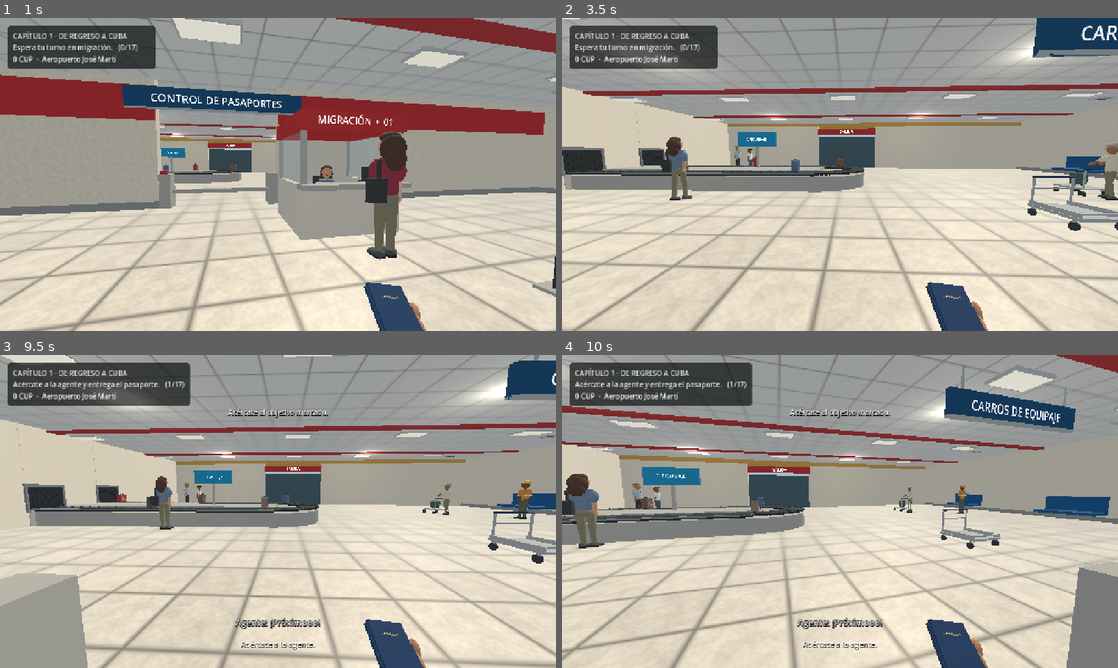
Above: before the commit, frames 1-4 (two rows, left to right).
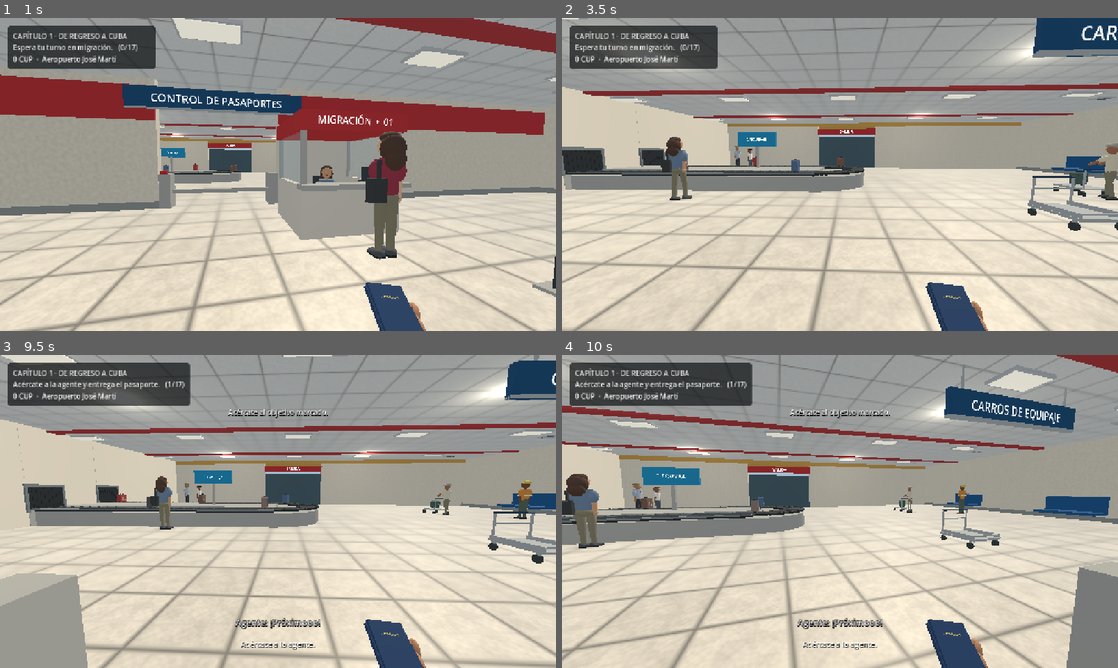
Above: after the commit, the same moments.

Repository: valdy247/mycity
Game: Godot game, scene res://airport.tscn
The game is run twice, just before and just after one commit, with the same random seed, the same clock (stepped at 60 frames per second) and the same inputs.
Inputs (mouse positions are in pixels of both pictures, inside the frame that each line leads up to):
- Up to frame 1 (1 s): tap Enter at 0.5 s; move the mouse to (305, 174) at 0.52 s; hold W from 0.53 s (still down); tap E at 0.6 s; click (305, 174) at 0.67 s; tap Space at 0.77 s; tap Shift at 0.8 s
- Up to frame 2 (3.5 s): keep holding W; move the mouse to (812, 174) at 1.27 s; tap Shift at 1.35, 2.3, 2.85 s; click (812, 174) at 1.42 s; tap Space at 1.52, 3.02 s; tap E at 1.55, 2.1, 3.05 s; move the mouse to (851, 168) at 2.02 s; click (851, 168) at 2.17 s; move the mouse to (834, 180) at 2.77 s; click (834, 180) at 2.92 s
- Up to frame 3 (9.5 s): move the mouse to (316, 514) at 3.52 s; tap B at 3.6 s; click (316, 514) at 3.67 s; tap Space at 3.77, 4.52, 6.02, 6.77, 7.52, 9.02 s; tap Shift every 1.5 s from 3.8 to 8.3 s; move the mouse to (233, 508) at 4.27 s; tap Q at 4.35 s; click (233, 508) at 4.42 s; tap E every 1.5 s from 4.55 to 9.05 s; move the mouse to (283, 511) at 5.02 s; tap X at 5.1 s; click (283, 511) at 5.17 s; move the mouse to (255, 505) at 5.77 s; release W at 5.78 s; hold D 5.78-6.53 s; tap 1 at 5.85 s; click (255, 505) at 5.92 s; move the mouse to (305, 511) at 6.52 s; hold W 6.53-8.78 s; tap 2 at 6.6 s; click (305, 511) at 6.67 s; move the mouse to (250, 511) at 7.27 s; tap 3 at 7.35 s; click (250, 511) at 7.42 s; move the mouse to (289, 505) at 8.02 s; tap 4 at 8.1 s; click (289, 505) at 8.17 s; move the mouse to (272, 517) at 8.77 s; hold A from 8.78 s (still down); tap 5 at 8.85 s; click (272, 517) at 8.92 s
- Up to frame 4 (10 s): move the mouse to (878, 514) at 9.52 s; release A at 9.53 s; hold W from 9.53 s (still down); tap 6 at 9.6 s; click (878, 514) at 9.67 s; tap Space at 9.77 s; tap Shift at 9.8 s

Frame 1 is identical in both runs. In frame 2, less than 0.1% of the frame differs, in the area x 3-100%, y 0-65%; in frame 3, less than 0.1%; in frame 4, less than 0.1%.

Commit message:
Move mandatory taxi dialogue to airport departure road; chapter loading cut and lost-wallet fare cinematic before free play

Diff:
--- a/game/airport.gd
+++ b/game/airport.gd
@@ -79,6 +79,24 @@
 var cinema_fade: ColorRect
 var boarding_transition := false
 var entering_adaptation := false
+var departure_started := false
+var departure_clock := 0.0
+var departure_distance := 0.0
+var departure_speed := 0.0
+var departure_line := 0
+var departure_wait := 1.0
+var departure_title_clock := -1.0
+var chapter_title: Label
+var chapter_loading: Label
+const RIDE_LINES := [
+	["Chofer","Cuéntame, ¿cómo fue el vuelo?",1.84],
+	["Tú","Sí, fue bastante bien.",2.72],
+	["Chofer","¿Y qué? ¿De visita?",1.76],
+	["Tú","Ya quisiera. Después de doce años, deportado. Y ahora... a comenzar de cero.",6.96],
+	["Chofer","Oh, qué mal, compadre. Al Cerro me dijiste, ¿verdad?",4.08],
+	["Tú","Sí, al Cerro.",2.32],
+	["Chofer","No te preocupes. Esto está duro, pero vas a estar bien.",3.52]
+]
 var protagonist_voice_id := ""
 const MIGRATION_LINES := {"next":["Agente","¡Próximooo!",1.52],"greeting":["Agente","Buenas tardes, su pasaporte, por f …(325 unchanged characters)…
 var voice_id := ""
@@ -687,8 +705,11 @@
 	for x in [-32.0,-22.0,20.0,31.0]:
 		_box(self,Vector3(x,1.2,9.4),Vector3(.12,2.4,.12),metal)
 		_terminal_sign("TAXIS",Vector3(x,2.2,9.48),Vector2(.95,.42),.0045,true)
-	for x in [-42.0,42.0]:
-		_box(self,Vector3(x,1,8),Vector3(.3,2,36),concrete,true)
+	_box(self,Vector3(-42,1,8),Vector3(.3,2,36),concrete,true)
+	# The right-hand gate is a real exit from the terminal forecourt.
+	_box(self,Vector3(42,1,1),Vector3(.3,2,22),concrete,true)
+	_box(self,Vector3(42,1,24.5),Vector3(.3,2,3),concrete,true)
+	_make_departure_landscape()
 	_box(self,Vector3(0,1,26),Vector3(84,2,.3),concrete,true)
 	for x in [-28.0,-15.0,25.0,35.0]:
 		_box(self,Vector3(x,.24,23.4),Vector3(2.5,.48,1.5),Color("#a5a89b"))
@@ -940,6 +961,33 @@
 	_box(root,Vector3(-.04,1.185,.76),Vector3(.20,.075,.11),Color("#dfb43e"))
 	_label3(root,"TAXI",Vector3(-.04,1.185,.70),.0017,black).rotation.y = PI
 
+# A lightweight original road and countryside, only for the airport prologue.
+func _make_departure_landscape() -> void:
+	var land := Node3D.new()
+	land.name = "AirportDepartureRoad"
+	add_child(land)
+	var grass := Color("#71904d")
+	_box(land,Vector3(252,-.24,18.4),Vector3(420,.45,220),grass)
+	_box(land,Vector3(250,.005,18.4),Vector3(416,.025,8.2),Color("#555b58"))
+	for side in [-1.0,1.0]:
+		_box(land,Vector3(250,.024,18.4+float(side)*3.65),Vector3(416,.018,.10),Color("#deded0"))
+	for i in range(70):
+		var x := 44.0+float(i)*6.0
+		_box(land,Vector3(x,.025,18.4),Vector3(2.8,.012,.11),Color("#e4d2a0"))
+	for i in range(15):
+		var x := 58.0+float(i)*26.0
+		for side in [-1.0,1.0]:
+			var z := 18.4+float(side)*(28.0+float((i*7)%5)*8.0)
+			var patch := _fp_rounded(land,Vector3(x,-1.3,z),Vector3(32,3.4,26),grass.darkened(.04+float(i%3)*.035))
+			patch.rotation.y = float(i)*.4
+			if i%3==0:
+				var pos := Vector3(x+3,0,z*.82+18.4*.18)
+				_box(land,pos+Vector3(0,1.65,0),Vector3(.19,3.3,.19),Color("#76654b"))
+				for k in range(5):
+					var angle := float(k)*TAU/5.0
+					var frond := _fp_rounded(land,pos+Vector3(cos(angle)*.72,3.38,sin(angle)*.72),Vector3(1.7,.18,.55),Color("#466b3f"))
+					frond.rotation.y = -angle
+
 func _make_taxi() -> void:
 	taxi = Node3D.new()
 	add_child(taxi)
@@ -1544,8 +1592,12 @@
 	migration_played[key] = true
 	migration_voice.stop()
 	if not voice_id.is_empty() or not protagonist_voice_id.is_empty(): DisplayServer.tts_stop()
-	var is_taxi_line := TAXI_GREETING_LINES.has(key)
-	var line: Array = TAXI_GREETING_LINES[key] if is_taxi_line else MIGRATION_LINES[key]
+	var is_ride_line := key.begins_with("ride_")
+	var is_taxi_line := TAXI_GREETING_LINES.has(key) or is_ride_line
+	var line: Array
+	if is_ride_line: line = RIDE_LINES[int(key.trim_prefix("ride_"))-1]
+	elif is_taxi_line: line = TAXI_GREETING_LINES[key]
+	else: line = MIGRATION_LINES[key]
 	active_speaker = String(line[0])
 	speech_clock = 0.0
 	dialogue.text = String(line[0])+": "+String(line[1])
@@ -1897,6 +1949,64 @@
 			var sliding := create_tween()
 			sliding.tween_property(exit_visual,"position:x",5.0,.65)
 			sliding.tween_callback(exit_visual.hide)
+
+func _city_arrival_saved() -> bool:
+	var path := "user://mycity_adaptation_v1.json"
+	if not FileAccess.file_exists(path): return false
+	var f := FileAccess.open(path,FileAccess.READ)
+	if f==null: return false
+	var value: Variant = JSON.parse_string(f.get_as_text())
+	f.close()
+	if not value is Dictionary: return false
+	var life: Dictionary = value.get("city_life",{})
+	return int(life.get("adaptation",{}).get("step",0))>=1
+
+func _tick_departure(delta: float) -> void:
+	if not departure_started:
+		departure_started = true
+		if progress.ride_finished or _city_arrival_saved():
+			departure_title_clock = 2.1
+			cinema_fade.color = Color.BLACK
+		if not voice_id.is_empty(): DisplayServer.tts_stop()
+	if departure_title_clock>=0.0:
+		departure_title_clock += delta
+		cinema_fade.color.a = move_toward(cinema_fade.color.a,1.0,delta*1.6)
+		if cinema_fade.color.a>=.99: chapter_title.show()
+		if departure_title_clock>=2.0: chapter_loading.show()
+		if departure_title_clock>=3.4:
+			entering_adaptation = true
+			progress.ride_finished = true
+			progress.save_game()
+			get_tree().set_meta("mycity_adaptation",true)
+			get_tree().change_scene_to_file.call_deferred("res://main.tscn")
+		return
+	departure_clock += delta
+	departure_speed = move_toward(departure_speed,10.0,delta*2.2)
+	departure_distance += departure_speed*delta
+	# Pull out from the taxi rank into the open exit lane, then drive straight.
+	var x := 7.5+departure_distance
+	var t := clampf(departure_distance/13.0,0.0,1.0)
+	var z := 13.4+5.0*smoothstep(0.0,1.0,t)
+	var slope := (5.0/13.0)*6.0*t*(1.0-t)
+	taxi.position = Vector3(x,.025,z)
+	taxi.rotation.y = atan2(1.0,slope)
+	for arm in driver.arms: arm.rotation.x = -1.15
+	migration_remaining = maxf(0.0,migration_remaining-delta)
+	if migration_remaining>0.0: return
+	if not active_speaker.is_empty():
+		migration_voice.stop()
+		active_speaker = ""
+		dialogue.text = ""
+		departure_wait = .35
+		return
+	departure_wait -= delta
+	if departure_wait>0.0 or departure_clock<1.8: return
+	if departure_line<RIDE_LINES.size():
+		departure_line += 1
+		_migration_line("ride_%02d" % departure_line)
+		return
+	departure_title_clock = 0.0
+	dialogue.text = ""
 
 func _seat_player(animate_entry: bool=false) -> void:
 	var side := _boarding_side()
@@ -2015,6 +2125,27 @@
 	cinema_fade.mouse_filter = Control.MOUSE_FILTER_IGNORE
 	root.add_child(cinema_fade)
 	cinema_fade.set_anchors_and_offsets_preset(Control.PRESET_FULL_RECT)
+	chapter_title = Label.new()
+	root.add_child(chapter_title)
+	chapter_title.set_anchors_and_offsets_preset(Control.PRESET_FULL_RECT)
+	chapter_title.horizontal_alignment = HORIZONTAL_ALIGNMENT_CENTER
+	chapter_title.vertical_alignment = VERTICAL_ALIGNMENT_CENTER
+	chapter_title.text = "CAPÍTULO 1\nLA ADAPTACIÓN"
+	chapter_title.add_theme_font_size_override("font_size",44)
+	chapter_title.mouse_filter = Control.MOUSE_FILTER_IGNORE
+	chapter_title.hide()
+	chapter_loading = Label.new()
+	root.add_child(chapter_loading)
+	chapter_loading.set_anchors_and_offsets_preset(Control.PRESET_CENTER_BOTTOM)
+	chapter_loading.offset_left = -220
+	chapter_loading.offset_right = 220
+	chapter_loading.offset_top = -105
+	chapter_loading.offset_bottom = -55
+	chapter_loading.horizontal_alignment = HORIZONTAL_ALIGNMENT_CENTER
+	chapter_loading.text = "Cargando partida…"
+	chapter_loading.add_theme_font_size_override("font_size",17)
+	chapter_loading.mouse_filter = Control.MOUSE_FILTER_IGNORE
+	chapter_loading.hide()
 	menu = PanelContainer.new()
 	root.add_child(menu)
 	menu.set_anchors_and_offsets_preset(Control.PRESET_CENTER)
@@ -2093,7 +2224,7 @@
 	elif event is InputEventScreenDrag and mobile: look = event.relative
 	if look!=Vector2.ZERO:
 		if progress.stage==Progress.COMPLETE:
-			if boarding_transition: return
+			if boarding_transition or departure_title_clock>=0.0: return
 			cabin_look.x = clampf(cabin_look.x-look.x*.003,-1.15,1.15)
 			cabin_look.y = clampf(cabin_look.y-look.y*.003,-.50,.38)
 			camera.rotation = Vector3(cabin_look.y-.06,PI+cabin_look.x,0)
@@ -2117,11 +2248,7 @@
 	_tick_actor_faces(delta)
 	if progress.stage==Progress.COMPLETE:
 		_tick_airport_audio(delta)
-		if not boarding_transition and not entering_adaptation:
-			entering_adaptation = true
-			cinema_fade.color = Color.BLACK
-			get_tree().set_meta("mycity_adaptation",true)
-			get_tree().change_scene_to_file.call_deferred("res://main.tscn")
+		if not boarding_transition and not entering_adaptation: _tick_departure(delta)
 		return
 	_update_belt(delta)
 	stage_time += delta
--- a/game/airport_progress.gd
+++ b/game/airport_progress.gd
@@ -11,6 +11,7 @@
 var cart_attached := false
 var cart_angle := 0.0
 var first_bag := 0
+var ride_finished := false
 
 static func expected_action(step: int) -> String:
 	return ACTIONS[step] if step>=0 and step<ACTIONS.size() else ""
@@ -74,6 +75,7 @@
 	var step := int(data.get("stage",-1))
 	if step<0 or step>COMPLETE: return false
 	stage = step
+	ride_finished = bool(data.get("ride_finished",false)) and step==COMPLETE
 	first_bag = clampi(int(data.get("first_bag",0)),0,1)
 	checkpoint = _read_point(data.get("checkpoint",[]),SPAWN)
 	cart_position = _read_point(data.get("cart_position",[]),Vector3(-5,.03,-16))
@@ -95,7 +97,7 @@
 	return true
 
 func save_game() -> bool:
-	var data := {"version":VERSION,"chapter":1,"scene":"airport","stage":stage,"cash":0,"properties":[],"vehicles":[],"b …(210 unchanged characters)…
+	var data := {"version":VERSION,"chapter":1,"scene":"airport","stage":stage,"ride_finished":ride_finished,"cash":0,"properties":[],"vehicles":[],"b …(210 unchanged characters)…
 	var temp := SAVE_PATH+".tmp"
 	var file := FileAccess.open(temp,FileAccess.WRITE)
 	if file==null: return false
--- a/game/arrival_story.gd
+++ b/game/arrival_story.gd
@@ -1,14 +1,11 @@
 extends Node3D
 # Chapter 1. Uses the normal Havana street graph and the airport taxi's cabin.
 const Person = preload("res://street_person.gd")
-const LINES := [
-	["Chofer","Cuéntame, ¿cómo fue el vuelo?",1.84],
-	["Tú","Sí, fue bastante bien.",2.72],
-	["Chofer","¿Y qué? ¿De visita?",1.76],
-	["Tú","Ya quisiera. Después de doce años, deportado. Y ahora... a comenzar de cero.",6.96],
-	["Chofer","Oh, qué mal, compadre. Al Cerro me dijiste, ¿verdad?",4.08],
-	["Tú","Sí, al Cerro.",2.32],
-	["Chofer","No te preocupes. Esto está duro, pero vas a estar bien.",3.52]
+const FARE_LINES := [
+	["Tú","Debo pagarle al taxista.",2.1],
+	["Tú","Eh, pero espera. ¿Dónde está mi billetera? Carajo, la perdí en el avión.",5.6],
+	["Tú","Mira, lo que pasa es que perdí mi billetera. Dame unos días, yo te voy a pagar esto.",6.5],
+	["Chofer","Tranquilo, mi amigo. Llámame cuando lo tengas.",3.2]
 ]
 var game
 var service
@@ -45,12 +42,20 @@
 var busy := false
 var trunk_open := false
 var fallback_voice := ""
+var fare_index := 0
+var fare_clock := 0.0
+var fare_wait := .6
+var fare_active := false
+var departure_origin := Vector3.ZERO
+var departure_started := false
+var departure_record: Dictionary = {}
+var approach_cut_done := false
 
 func active() -> bool:
 	return phase!="done"
 
 func cinematic() -> bool:
-	return phase in ["initial","ride","title","approach","arrival","error"]
+	return phase not in ["done","unload"]
 
 func setup(controller) -> void:
 	game = controller
@@ -74,6 +79,11 @@
 	if home.is_empty():
 		_fail("No se encontró la casa existente en el mapa.")
 		return
+	# Old builds ended at the last suitcase. Complete the newly added fare
+	# scene without deleting either suitcase or the separate campaign save.
+	if int(state.get("step",0))>=2 and not bool(state.get("fare_scene_done",false)) and state.get("cab",[]).size()==4:
+		state.step = 1
+		dropped = [true,true]
 	if int(state.get("step",0))>=2:
 		phase = "done"
 		_make_bags_at_home()
@@ -199,8 +209,10 @@
 	cab_view.fov = 82
 	cab_view.far = 320
 	cab_view.make_current()
-	phase = "ride"
+	# Airport dialogue and chapter card have already finished before loading.
+	phase = "approach"
 	fade.color = Color.BLACK
+	subtitle.text = "Cargando partida…"
 	engine.play()
 	# Keep the normal city traffic and signals active; no manual stop or fare UI.
 	service.speed_mode = 0
@@ -236,46 +248,23 @@
 		bags.append(bag)
 		_place_bag_home(i)
 
-func _play_line(i: int) -> void:
-	var item: Array = LINES[i]
+func _play_fare_line(i: int) -> void:
+	var item: Array = FARE_LINES[i]
 	subtitle.text = String(item[0])+": "+String(item[1])
-	var path := "res://audio/taxi/ride_%02d.mp3" % (i+1)
+	var path := "res://audio/taxi/fare_%02d.mp3" % (i+1)
 	var stream: AudioStreamMP3
 	if FileAccess.file_exists(path): stream = AudioStreamMP3.load_from_file(path)
 	elif ResourceLoader.exists(path): stream = load(path) as AudioStreamMP3
-	line_left = float(item[2])+.32
+	fare_wait = float(item[2])+.32
 	voice.stop()
 	if stream!=null and stream.get_length()>0.0:
 		stream.loop = false
 		voice.stream = stream
 		voice.play()
-		line_left = stream.get_length()+.32
+		fare_wait = stream.get_length()+.32
 	else:
 		push_warning("MyCity: missing dialogue "+path)
-		# Readable subtitles if the separate voice pack is not yet installed.
-	line_active = true
-
-func _tick_ride(delta: float) -> void:
-	cinematic_clock += delta
-	game.player.global_position = cab.global_position+Vector3.UP
-	fade.color.a = move_toward(fade.color.a,0.0,delta*1.8)
-	if cinematic_clock<1.2: return
-	if line_index==0 and not line_active and cinematic_clock<5.0 and cab.velocity.length()<.5: return
-	line_left -= delta
-	if line_left>0.0: return
-	if line_active:
-		line_active = false
-		voice.stop()
-		subtitle.text = ""
-		line_index += 1
-		line_left = .36 if line_index!=4 else .70
-		return
-	if line_index<LINES.size():
-		_play_line(line_index)
-		return
-	phase = "title"
-	title_clock = 0.0
-	subtitle.text = ""
+	fare_active = true
 
 func _safe_approach_cut() -> void:
 	# This is a cinematic time ellipsis, only while the screen is fully black.
@@ -284,13 +273,13 @@
 	var current := int(service.passenger.index)
 	if current>=path.size()-2: return
 	var remaining := cab.global_position.distance_to(path.back().p)
-	if remaining<35.0: return
+	if remaining<26.0: return
 	for i in range(path.size()-2,maxi(current,path.size()-35),-1):
 		var p: Vector3 = path[i].p
 		var next: Vector3 = path[i+1].p
 		var d := next-p
 		d.y = 0
-		if d.length()<.8 or p.distance_to(path.back().p)<12.0 or p.distance_to(path.back().p)>38.0: continue
+		if d.length()<.8 or p.distance_to(path.back().p)<8.0 or p.distance_to(path.back().p)>25.0: continue
 		d = d.normalized()
 		if not world.street_geometry.point_on_road(p): continue
 		var angle := atan2(d.x,d.z)
@@ -312,17 +301,6 @@
 		service.resume_mission_trip(saved)
 		return
 
-func _tick_title(delta: float) -> void:
-	title_clock += delta
-	fade.color.a = move_toward(fade.color.a,1.0,delta*2.0)
-	if fade.color.a>=.99:
-		title.show()
-	if title_clock<3.7: return
-	_safe_approach_cut()
-	title.hide()
-	phase = "approach"
-	arrival_wait = 0.0
-
 func _arrive() -> void:
 	var exit: Dictionary = service.stop_position(game.player,game.player_shape.shape)
 	if exit.is_empty():
@@ -336,6 +314,7 @@
 	cab.set_meta("traffic_servicing",true)
 	state.step = 1
 	state.cab = [at.x,at.y,at.z,angle]
+	state.exit = [exit.position.x,exit.position.y,exit.position.z]
 	_save()
 	_exit_cab(exit.position)
 
@@ -349,7 +328,13 @@
 	cab.rotation.y = float(saved[3])
 	_build_story_cab()
 	var basis: Basis = home.basis
-	_exit_cab(Vector3(home.door)+basis.z*1.4+Vector3.UP*.9)
+	var at := Vector3(home.door)+basis.z*1.4+Vector3.UP*.9
+	var previous: Array = state.get("exit",[])
+	if previous.size()==3: at = Vector3(float(previous[0]),float(previous[1]),float(previous[2]))
+	_exit_cab(at)
+	if dropped[0] and dropped[1]:
+		game.garage._enter()
+		_begin_fare()
 
 func _exit_cab(at: Vector3) -> void:
 	engine.stop()
@@ -418,7 +403,7 @@
 			dropped[i] = true
 			_place_bag_home(i)
 			_save()
-			if dropped[0] and dropped[1]: _finish()
+			if dropped[0] and dropped[1]: _begin_fare()
 		elif carry<0 and game.player.global_position.distance_to(Vector3(-.7,110.86,5.25))<1.8:
 			game.garage._exit()
 		return
@@ -436,8 +421,158 @@
 		if dropped[1-i]: lid.rotation.x = 0.0
 		break
 
+func _begin_fare() -> void:
+	phase = "wallet"
+	fare_index = 0
+	fare_wait = .6
+	fare_active = false
+	fare_clock = 0.0
+	game.player.velocity = Vector3.ZERO
+	game.business.layer.hide()
+	objective.text = ""
+	subtitle.text = ""
+	lid.rotation.x = 0.0
+
+func _face_point(at: Vector3,pitch_value: float=-.08) -> void:
+	var d: Vector3 = at-game.player.global_position
+	game.yaw = atan2(d.x,d.z)+PI
+	game.pitch = pitch_value
+	game.pivot.rotation = Vector3(game.pitch,game.yaw,0)
+
+func _safe_talk_position() -> Vector3:
+	# Prefer the saved sidewalk exit. Check for newly spawned traffic.
+	var previous: Array = state.get("exit",[])
+	var positions: Array[Vector3] = []
+	if previous.size()==3: positions.append(Vector3(float(previous[0]),float(previous[1]),float(previous[2])))
+	for side in [-1.0,1.0]:
+		for along in [-2.5,-1.1,0.0]:
+			positions.append(cab.to_global(Vector3(float(side)*1.8,.90,float(along))))
+	for at in positions:
+		var ray := PhysicsRayQueryParameters3D.create(at+Vector3.UP,at-Vector3.UP*2.0,2)
+		ray.exclude = [game.player.get_rid(),cab.get_rid()]
+		var hit := get_world_3d().direct_space_state.intersect_ray(ray)
+		if hit.is_empty(): continue
+		var q := PhysicsShapeQueryParameters3D.new()
+		q.shape = game.player_shape.shape
+		var floor_at: Vector3 = hit.position+Vector3.UP*.90
+		q.transform = Transform3D(Basis.IDENTITY,floor_at)
+		q.collision_mask = 1|4|8|16|32
+		q.exclude = [game.player.get_rid()]
+		if get_world_3d().direct_space_state.intersect_shape(q,1).is_empty(): return floor_at
+	return game.player.global_position
+
+func _tick_fare(delta: float) -> void:
+	fare_clock += delta
+	game.player.velocity = Vector3.ZERO
+	if phase=="wallet":
+		# The player looks down to check their pockets, then raises their view.
+		var target_pitch := -.62 if fare_index==1 else -.12
+		game.pitch = lerpf(game.pitch,target_pitch,minf(delta*3.5,1.0))
+		game.pivot.rotation = Vector3(game.pitch,game.yaw,0)
+	if phase=="wallet_exit":
+		fade.color.a = move_toward(fade.color.a,1.0,delta*3.0)
+		if fade.color.a<.99: return
+		if game.garage.inside: game.garage._exit()
+		var safe := _safe_talk_position()
+		if safe.y>50.0:
+			var basis: Basis = home.basis
+			safe = Vector3(home.door)+basis.z*1.4+Vector3.UP*.9
+		game.garage.inside = false
+		game.player.global_position = safe
+		game.player.velocity = Vector3.ZERO
+		_face_point(driver.global_position+Vector3.UP*1.5)
+		phase = "fare_talk"
+		fare_wait = .6
+		fare_clock = 0.0
+		return
+	if phase=="fare_talk":
+		fade.color.a = move_toward(fade.color.a,0.0,delta*2.0)
+		var d: Vector3 = game.player.global_position-driver.global_position
+		driver.rotation.y = lerp_angle(driver.rotation.y,atan2(d.x,d.z)-cab.rotation.y,minf(delta*5.0,1.0))
+		driver.arms[1].rotation.x = lerpf(driver.arms[1].rotation.x,-.45 if fare_index==3 and fare_active else 0.0,minf(delta*5.0,1.0))
+	fare_wait -= delta
+	if fare_wait>0.0: return
+	if fare_active:
+		fare_active = false
+		voice.stop()
+		subtitle.text = ""
+		fare_index += 1
+		fare_wait = .45
+		return
+	if phase=="wallet" and fare_index>=2:
+		phase = "wallet_exit"
+		return
+	if fare_index>=FARE_LINES.size():
+		phase = "driver_leave"
+		fare_clock = 0.0
+		departure_origin = cab.global_position
+		return
+	_play_fare_line(fare_index)
+
+func _start_driver_departure() -> bool:
+	var road: Dictionary = service._parking_road(cab.global_position,cab.global_basis.z)
+	if road.is_empty(): return false
+	var start: String = road.next
+	var direction: Vector3 = road.d
+	for offset in [direction*150.0,direction*90.0,Vector3(130,0,0),Vector3(-130,0,0),Vector3(0,0,130),Vector3(0,0,-130)]:
+		var result: Dictionary = service.router.resolve_point(cab.global_position+offset,start)
+		if result.has("error") or float(result.get("distance",0.0))<25.0: continue
+		service.selected = {"body":cab,"next_node":start,"path":[],"index":0,"speed":0.0,"blocked":0.0,"goal":"","label":"","note":""}
+		service.selected_route = result
+		service.trip_confirmed = true
+		if service.prepare_trip():
+			departure_record = service.passenger
+			return true
+		service.selected = {}
+		service.dialog.hide()
+	# A short, legal forward segment is enough to leave the front of the house.
+	var finish: Vector3 = road.b
+	var berth: Vector3 = world.street_geometry.safe_stop_on_edge(road.a,road.b,finish-direction*5.0+Vector3(road.side)*service.curb_offset(float(road.width),1.90),4.80,1.90)
+	if berth.distance_to(cab.global_position)<5.0: return false
+	var record := {"body":cab,"path":[{"p":berth,"node":""}],"index":0,"next_node":start,"label":"La Habana","note":"","goal":start}
+	if service.resume_mission_trip(record):
+		departure_record = service.passenger
+		return true
+	return false
+
+func _tick_driver_leave(delta: float) -> void:
+	fare_clock += delta
+	game.player.velocity = Vector3.ZERO
+	if not departure_started:
+		_face_point(driver.global_position+Vector3.UP*1.2)
+		# Walk around the rear of the taxi to the driver's side, then sit.
+		var points: Array[Vector3] = [Vector3(-1.35,0,-2.8),Vector3(1.35,0,-2.8),Vector3(1.35,0,.3)]
+		var index := mini(2,floori(fare_clock/1.2))
+		var goal: Vector3 = points[index]
+		var d: Vector3 = goal-driver.position
+		if d.length()>.08:
+			driver.position = driver.position.move_toward(goal,delta*2.6)
+			driver.rotation.y = atan2(d.x,d.z)
+			driver.animate(delta,true)
+		if fare_clock<4.0: return
+		driver.position = Vector3(.39,.17,.19)
+		driver.rotation = Vector3.ZERO
+		driver.scale = Vector3(.74,.74,.74)
+		for leg in driver.limbs: leg.rotation.x = -1.45
+		for knee in driver.knees: knee.rotation.x = 1.35
+		for arm in driver.arms: arm.rotation.x = -1.15
+		departure_started = true
+		fare_clock = 0.0
+		if _start_driver_departure():
+			return
+		push_warning("MyCity: no safe departure route; leaving off camera.")
+		return
+	_face_point(cab.global_position+Vector3.UP*.9)
+	if cab.global_position.distance_to(departure_origin)>12.0 or (service.arrived and fare_clock>1.0):
+		_finish()
+	elif fare_clock>10.0:
+		# A traffic jam must not trap the player in the cinematic indefinitely.
+		_finish()
+
 func _finish() -> void:
 	state.step = 2
+	state.fare_scene_done = true
+	state.taxi_payment_pending = true
 	_save()
 	phase = "done"
 	subtitle.text = ""
@@ -447,12 +582,21 @@
 	game.map_credit.show()
 	game.business.layer.show()
 	game._update_hud()
-	# The driver remains a non-interactive NPC; no free taxi or van is awarded.
-	if is_instance_valid(cab):
-		cab.queue_free()
+	# Keep the departing cab in city traffic rather than deleting it in view.
+	# Once its route finishes it is returned to the ordinary taxi fleet.
+	if is_instance_valid(cab) and departure_record.is_empty():
+		cab.add_to_group("traffic_parked")
+		cab.set_meta("traffic_servicing",false)
+
+func _process(_delta: float) -> void:
+	if phase=="done" and not departure_record.is_empty() and service.passenger.get("body")==cab and service.arrived:
+		var record: Dictionary = service.passenger
+		service.finish_trip()
+		service.taxis.append(record)
+		departure_record = {}
 
 func handle_look(relative: Vector2) -> void:
-	if phase in ["ride","title","approach"] and is_instance_valid(cab_view):
+	if phase=="approach" and is_instance_valid(cab_view):
 		look.x = clampf(look.x-relative.x*.003,-1.15,1.15)
 		look.y = clampf(look.y-relative.y*.003,-.48,.35)
 		cab_view.rotation = Vector3(look.y-.06,PI+look.x,0)
@@ -463,12 +607,19 @@
 
 func tick(delta: float) -> void:
 	match phase:
-		"ride": _tick_ride(delta)
-		"title": _tick_title(delta)
 		"approach":
-			fade.color.a = move_toward(fade.color.a,0.0,delta*1.1)
 			game.player.global_position = cab.global_position+Vector3.UP
 			arrival_wait += delta
+			if not approach_cut_done:
+				approach_cut_done = true
+				_safe_approach_cut()
+			var close_to_home: bool = service.arrived
+			if not service.passenger.is_empty():
+				var route: Array = service.passenger.path
+				if not route.is_empty(): close_to_home = cab.global_position.distance_to(route.back().p)<30.0
+			if close_to_home:
+				subtitle.text = ""
+				fade.color.a = move_toward(fade.color.a,0.0,delta*1.3)
 			if service.arrived and fade.color.a<=.01:
 				phase = "arrival"
 				arrival_wait = 0.0
@@ -478,6 +629,8 @@
 			if arrival_wait>.85:
 				fade.color.a = move_toward(fade.color.a,1.0,delta*2.5)
 				if fade.color.a>=.99: _arrive()
+		"wallet","wallet_exit","fare_talk": _tick_fare(delta)
+		"driver_leave": _tick_driver_leave(delta)
 		"unload":
 			var direction: Vector2 = game._read_controls()
 			var move := Vector3(direction.x,0,direction.y).normalized().rotated(Vector3.UP,game.yaw)
